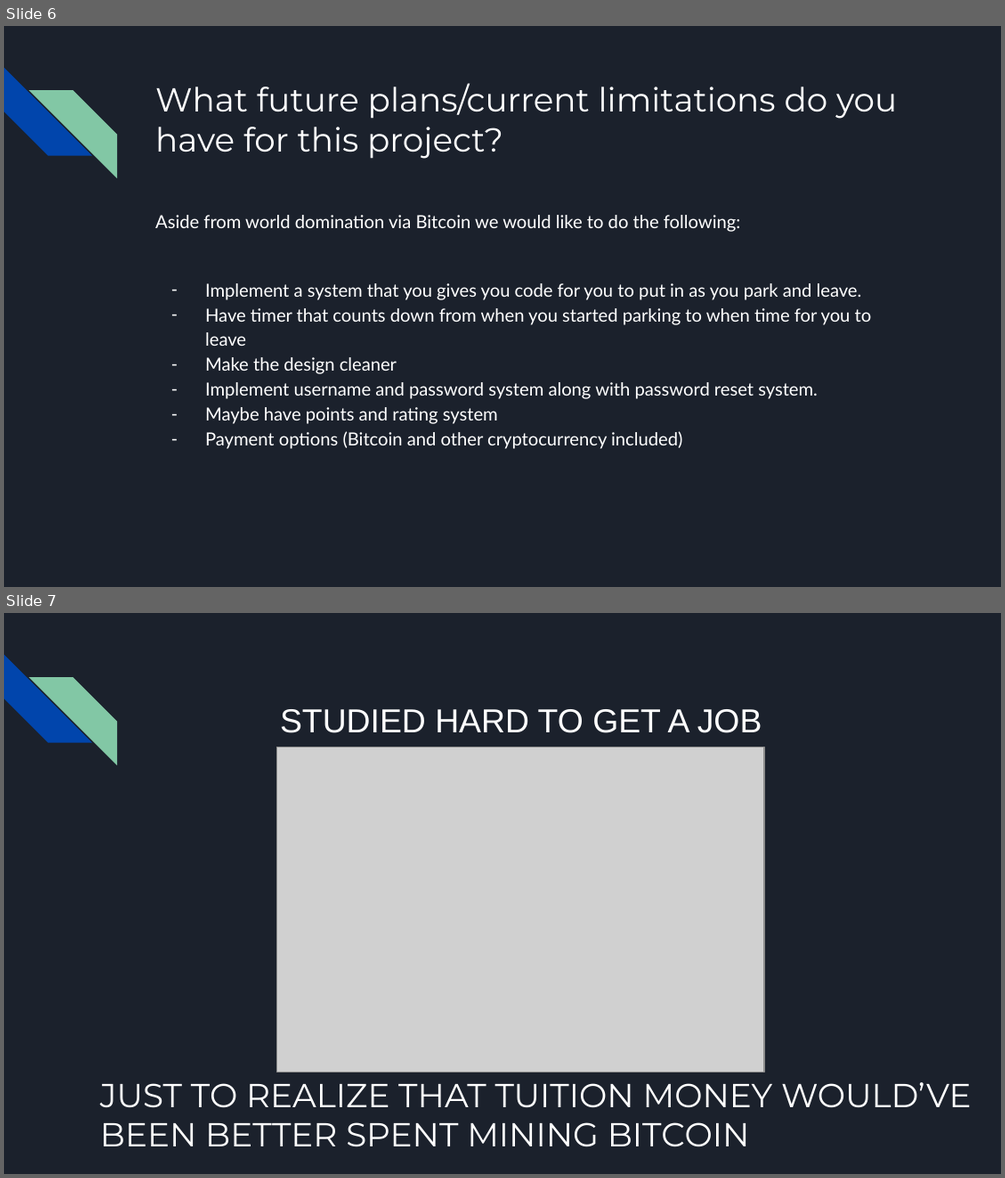
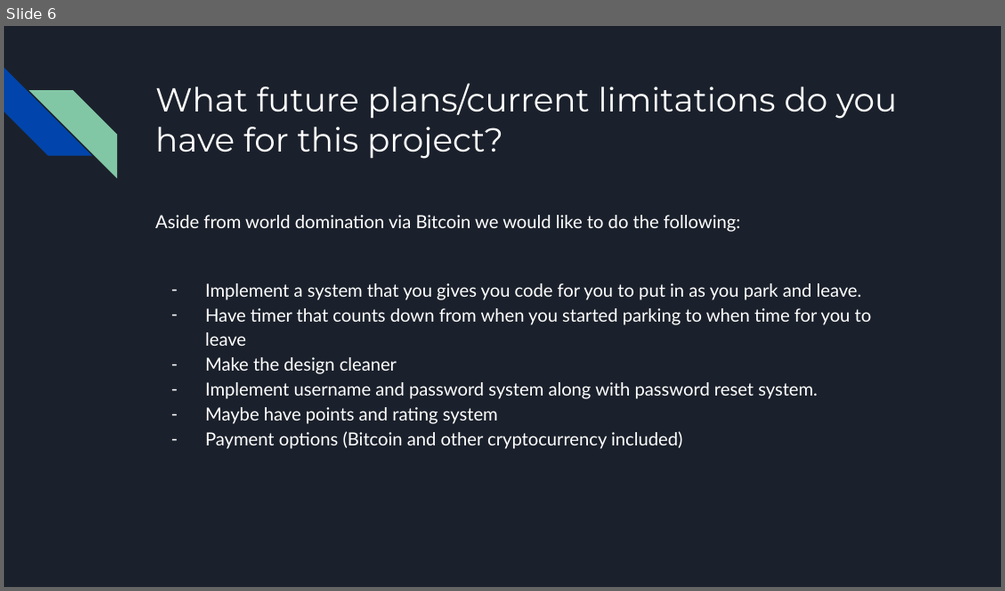
Before and after one commit to adamisrafil/iParkProject, a slide deck: The Next Big Thing After Uber_ iParkTM.pptx. Shown one above the other, each under a label of ours: slides 6 and 7 before the commit, slide 6 after it. The pictures are 1005x1178 and 1005x591 pixels, drawn with LibreOffice and Linux fonts; fonts in the diff are those of the drawing; grey boxes stand for pictures. Boxes give left, top, right and bottom in pixels: in the first picture for what was removed or moved away, otherwise in the second. Text is boxed around its words. In the diff, an @@ line names an element or a change of style, - is before the commit and + after.

```diff
--- a/The Next Big Thing After Uber_ iParkTM.pptx
+++ b/The Next Big Thing After Uber_ iParkTM.pptx
@@ slide 7 removed at box(4, 613, 1001, 1174), background #1B212C; not listed: 2 template elements that a slide beside it also shows @@
@@ title removed at box(280, 709, 762, 733) @@
-STUDIED HARD TO GET A JOB
@@ picture removed at box(277, 747, 765, 1071) @@
@@ title removed at box(100, 1082, 971, 1147) @@
-JUST TO REALIZE THAT TUITION MONEY WOULD’VE BEEN BETTER SPENT MINING BITCOIN
```
Also in this commit, not shown: 2 slides changed.
